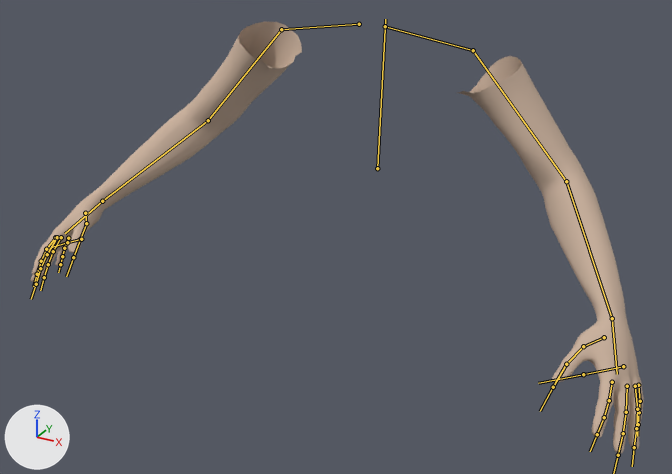
The FBX model Assets/Models/Characters/View_Model.fbx as it was, and as the next commit left it.
The view is the same before and after, from a 50 mm lens placed at (3.98, -7.72, 2.1), pointed at (-0.03, -0.43, -1.54). Every picture has the same lights, and +X, +Y and +Z are marked at lower left. The bones that bend it are drawn over the model as lines.

Objects in the first picture: 'view_modelMesh'.
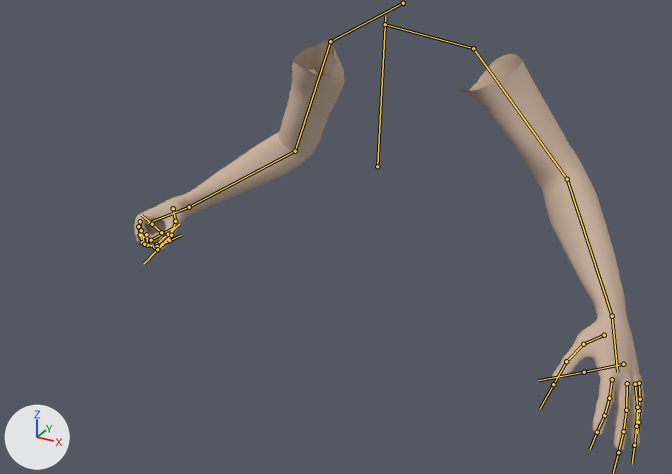
The newer file adds an action. The first version stands in its rest pose; the second is drawn at frame 8 of the action 'Game_engine|VM_Trovel_Attack_01'.

What the commit changed:
Bone 'spine_03' (bone_spine_03) moves from (0.0, 0.0, 0.0) to (0.0, 0.04, 0.0).
Bone 'clavicle_r' (bone_clavicle_r) moves from (0.0, 0.0, 0.0) to (0.15, 0.15, -1.89).
Bone 'clavicle_r' (bone_clavicle_r) turns from (0, 0, 0) to (17, 28, 31) degrees about its own x, y and z.
Bone 'upperarm_r' (bone_upperarm_r) turns from (0, 0, 0) to (-33, -12, -4) degrees about its own x, y and z.
Bone 'lowerarm_r' (bone_lowerarm_r) turns from (0, 0, 0) to (21, 0, -17) degrees about its own x, y and z.
Bone 'hand_r' (bone_hand_r) turns from (0, 0, 0) to (-3, -2, -6) degrees about its own x, y and z.
Bone 'index_01_r' (bone_index_01_r) moves from (0.0, 0.0, 0.0) to (-0.03, -0.01, 0.0).
Bone 'index_01_r' (bone_index_01_r) turns from (0, 0, 0) to (52, 11, 12) degrees about its own x, y and z.
Bone 'index_02_r' (bone_index_02_r) turns from (0, 0, 0) to (47, 8, -8) degrees about its own x, y and z.
Bone 'index_03_r' (bone_index_03_r) turns from (0, 0, 0) to (47, 8, -2) degrees about its own x, y and z.
Bone 'middle_01_r' (bone_middle_01_r) turns from (0, 0, 0) to (57, 11, 1) degrees about its own x, y and z.
Bone 'middle_02_r' (bone_middle_02_r) turns from (0, 0, 0) to (58, 6, -1) degrees about its own x, y and z.
Bone 'middle_03_r' (bone_middle_03_r) turns from (0, 0, 0) to (45, 6, -2) degrees about its own x, y and z.
Bone 'pinky_01_r' (bone_pinky_01_r) moves from (0.0, 0.0, 0.0) to (0.08, -0.01, 0.03).
Bone 'pinky_01_r' (bone_pinky_01_r) turns from (0, 0, 0) to (48, 7, 1) degrees about its own x, y and z.
Bone 'pinky_02_r' (bone_pinky_02_r) turns from (0, 0, 0) to (51, -2, 3) degrees about its own x, y and z.
Bone 'pinky_03_r' (bone_pinky_03_r) turns from (0, 0, 0) to (35, 2, -4) degrees about its own x, y and z.
Bone 'ring_01_r' (bone_ring_01_r) moves from (0.0, 0.0, 0.0) to (0.03, 0.01, 0.01).
Bone 'ring_01_r' (bone_ring_01_r) turns from (0, 0, 0) to (59, 4, -16) degrees about its own x, y and z.
Bone 'ring_02_r' (bone_ring_02_r) turns from (0, 0, 0) to (45, 8, -12) degrees about its own x, y and z.
Bone 'ring_03_r' (bone_ring_03_r) turns from (0, 0, 0) to (38, -4, -10) degrees about its own x, y and z.
Bone 'thumb_01_r' (bone_thumb_01_r) turns from (0, 0, 0) to (24, -9, -20) degrees about its own x, y and z.
Bone 'thumb_03_r' (bone_thumb_03_r) turns from (0, 0, 0) to (39, -16, 1) degrees about its own x, y and z.

Changed parts and their boxes (x1, y1, x2, y2) in the pictures (672 x 474 px):
'view_modelMesh', posed (17% narrower): before (31, 22, 644, 454); after (134, 40, 644, 451)
bone 'spine_03', root to tip: before (377, 168) to (385, 19); after (377, 166) to (385, 16)
bone 'clavicle_r', root to tip: before (359, 24) to (281, 29); after (403, 3) to (330, 41)
bone 'upperarm_r', root to tip: before (281, 29) to (208, 120); after (330, 41) to (295, 151)
bone 'lowerarm_r', root to tip: before (208, 120) to (102, 201); after (295, 151) to (189, 207)
bone 'hand_r', root to tip: before (102, 201) to (65, 233); after (189, 207) to (148, 223)
bone 'index_01_r', root to tip: before (55, 237) to (46, 249); after (140, 221) to (140, 235)
bone 'index_02_r', root to tip: before (46, 249) to (41, 261); after (140, 235) to (151, 240)
bone 'index_03_r', root to tip: before (41, 261) to (37, 274); after (151, 240) to (162, 233)
bone 'middle_01_r', root to tip: before (57, 237) to (47, 254); after (138, 226) to (142, 242)
bone 'middle_02_r', root to tip: before (47, 254) to (40, 268); after (142, 242) to (156, 244)
bone 'middle_03_r', root to tip: before (40, 268) to (36, 284); after (156, 244) to (168, 234)
bone 'pinky_01_r', root to tip: before (68, 238) to (64, 248); after (146, 234) to (147, 245)
bone 'pinky_02_r', root to tip: before (64, 248) to (62, 256); after (147, 245) to (154, 247)
bone 'pinky_03_r', root to tip: before (62, 256) to (60, 264); after (154, 247) to (162, 244)
bone 'ring_01_r', root to tip: before (61, 237) to (53, 251); after (141, 230) to (144, 244)
bone 'ring_02_r', root to tip: before (53, 251) to (48, 264); after (144, 244) to (157, 246)
bone 'ring_03_r', root to tip: before (48, 264) to (44, 277); after (157, 246) to (169, 240)
bone 'thumb_01_r', root to tip: before (85, 213) to (86, 223); after (173, 208) to (175, 221)
bone 'thumb_03_r', root to tip: before (80, 239) to (73, 257); after (171, 235) to (157, 249)
